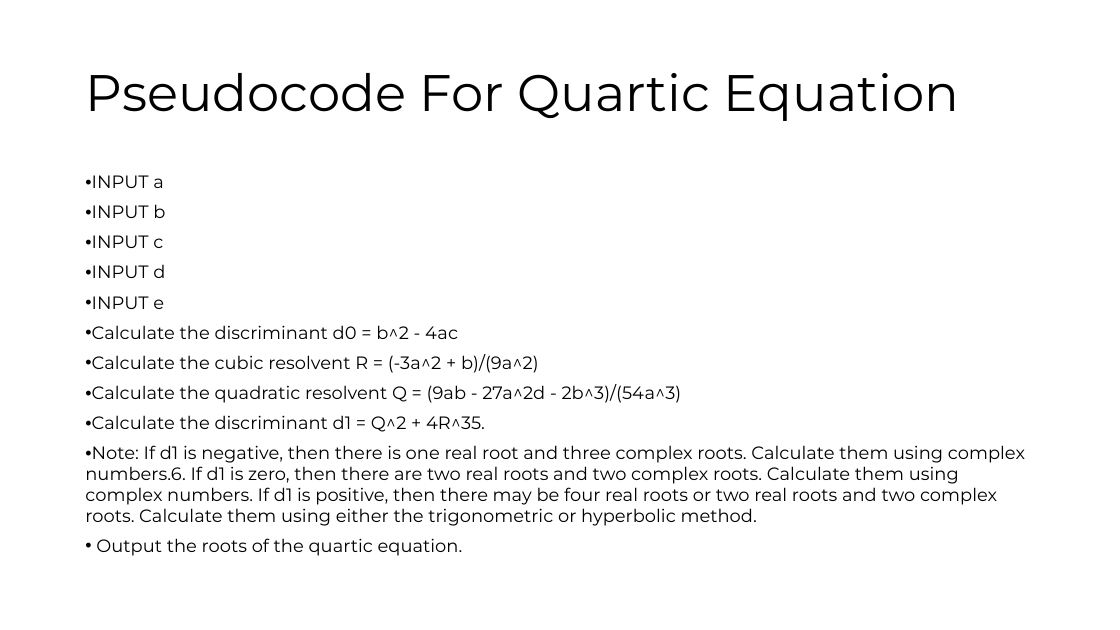
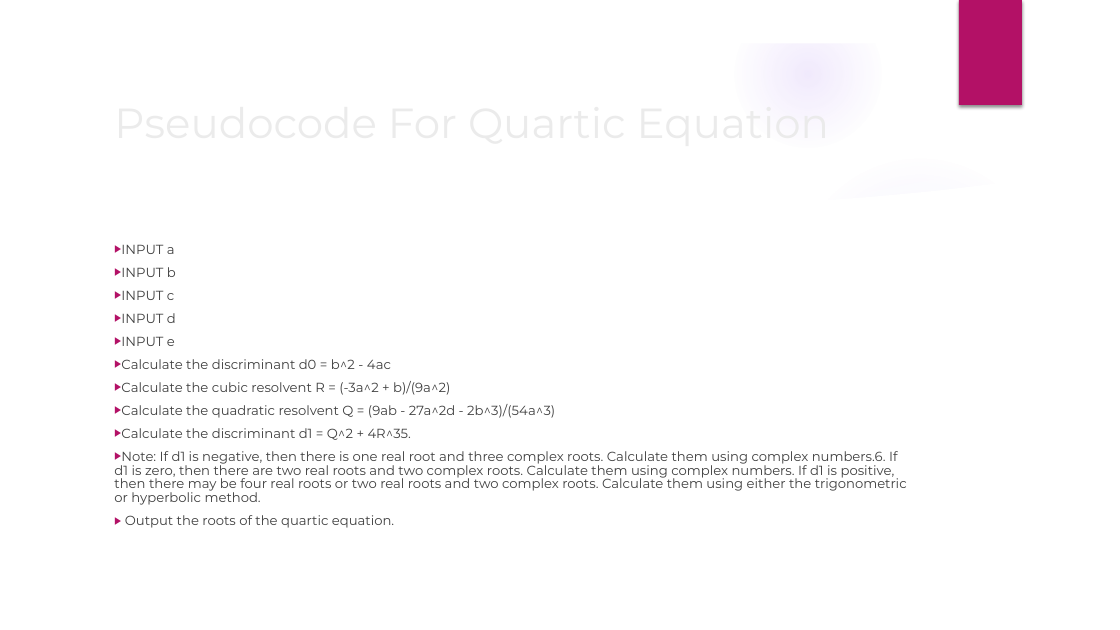
Before and after one commit to JaMyke/J.NnadiCSC102, a slide deck: slide 3 of Week 2/PSEUDOCODE.pptx. Drawn at 1120x630 pixels with LibreOffice and Linux fonts; fonts in the diff are those of the drawing; background and template pictures are left out. Boxes give left, top, right and bottom in pixels: in the first picture for what was removed or moved away, otherwise in the second. Text is boxed around its words. In the diff, an @@ line names an element or a change of style, - is before the commit and + after.

```diff
--- a/Week 2/PSEUDOCODE.pptx
+++ b/Week 2/PSEUDOCODE.pptx
@@ group added at <box>0,0,1120,630</box>: 3 ellipses, 3 freeform shapes @@
@@ rectangle added at <box>959,0,1022,105</box>, fill #B31166 @@
@@ title "Pseudocode For Quartic Equation": place and size @@
-title "Pseudocode For Quartic Equation" at <box>85,73,959,121</box>
+title "Pseudocode For Quartic Equation" at <box>281,515,394,528</box>
@@ title "Pseudocode For Quartic Equation" at <box>281,515,394,528</box>: size 44 to 36 pt, text colour #000000 to #EBEBEB; line spacing 0.9 to 1 @@
@@ text "INPUT a": place and size @@
-text "INPUT a" at <box>85,175,1025,556</box>
+text "INPUT a" at <box>114,244,907,528</box>
@@ text "INPUT a" at <box>114,244,907,528</box>: size 15.3 to 11.2 pt, text colour #000000 to #404040; bullet • to ▶; line spacing 0.97 to 0.87 @@
```
Also in this commit, not shown: 2 other slides changed, 2 slides added.
